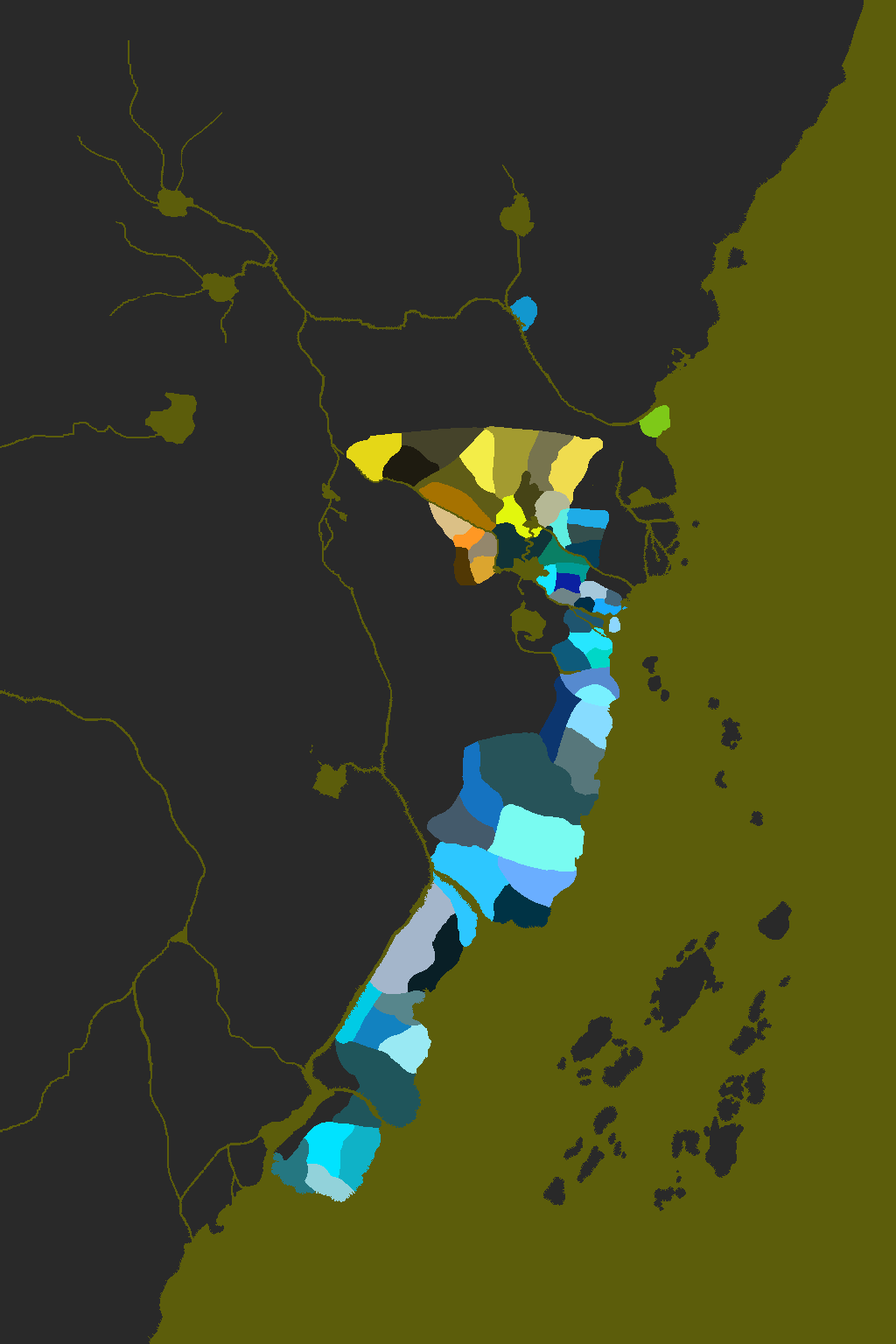
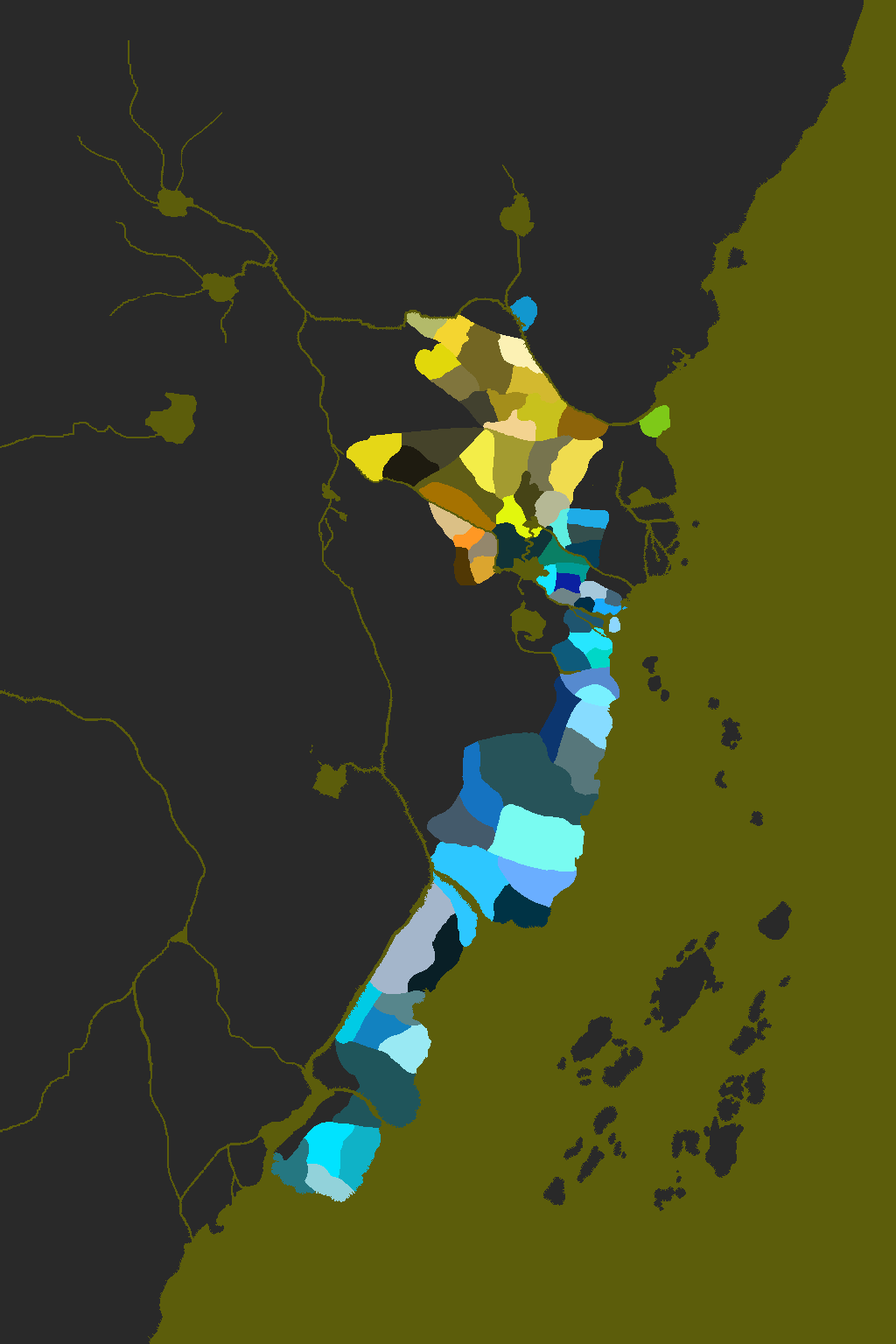
Revision of a layered 896px x 1344px image; what changed, layer by layer:
added layer "akodo" in group "lion_provinces #1" over (x1=406, y1=312, x2=609, y2=441)
